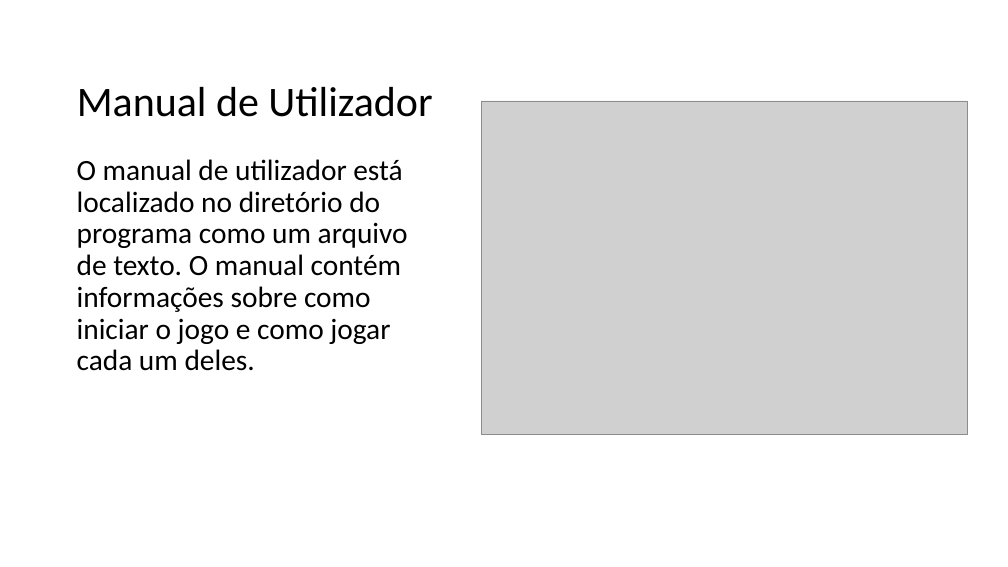
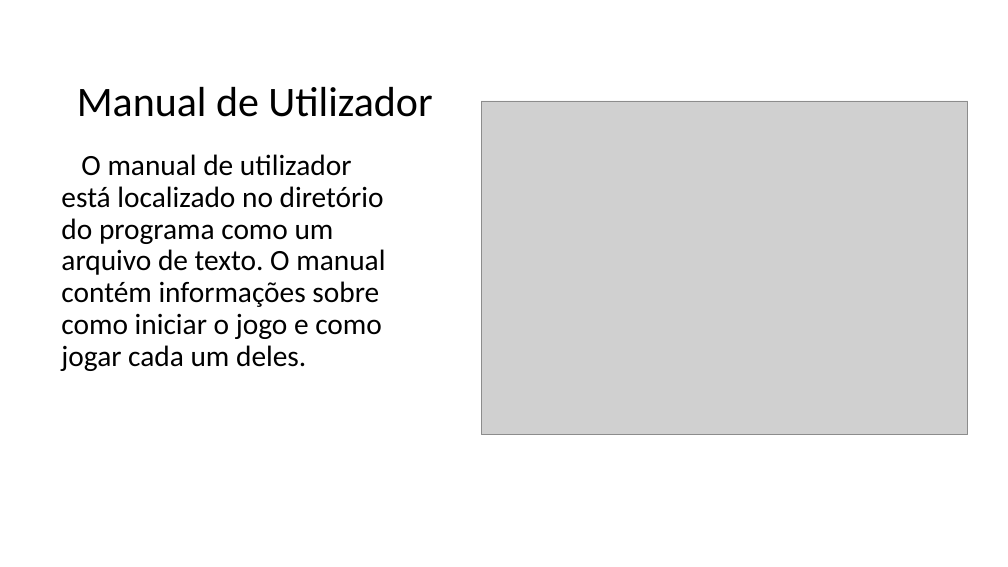
Before and after one commit to hionjk/c-games, a slide deck: slide 9 of Jogos_em_c.pptx (slide 8 before the commit). Drawn at 1008x567 pixels with LibreOffice and Linux fonts; fonts in the diff are those of the drawing; grey boxes stand for pictures. Boxes give left, top, right and bottom in pixels: in the first picture for what was removed or moved away, otherwise in the second. Text is boxed around its words. In the diff, an @@ line names an element or a change of style, - is before the commit and + after.

```diff
--- a/Jogos_em_c.pptx
+++ b/Jogos_em_c.pptx
@@ text "O manual de utilizador está ...": place and size @@
-text "O manual de utilizador está ..." at [77,159,408,371]
+text "O manual de utilizador está ..." at [61,154,385,371]
@@ text "O manual de utilizador está ..." at [61,154,385,371]: indent changed @@
```
Also in this commit, not shown: 8 other slides changed, 1 slide added.
